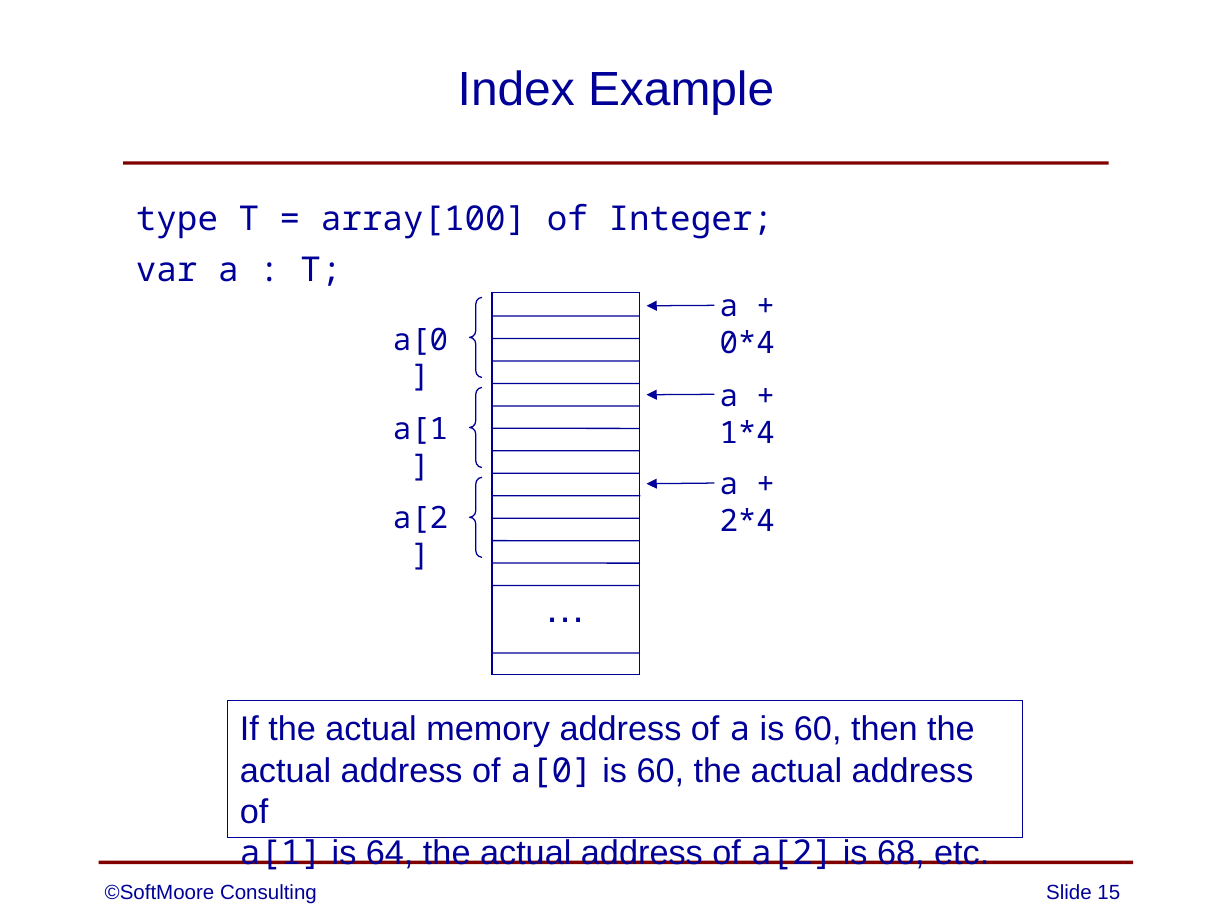
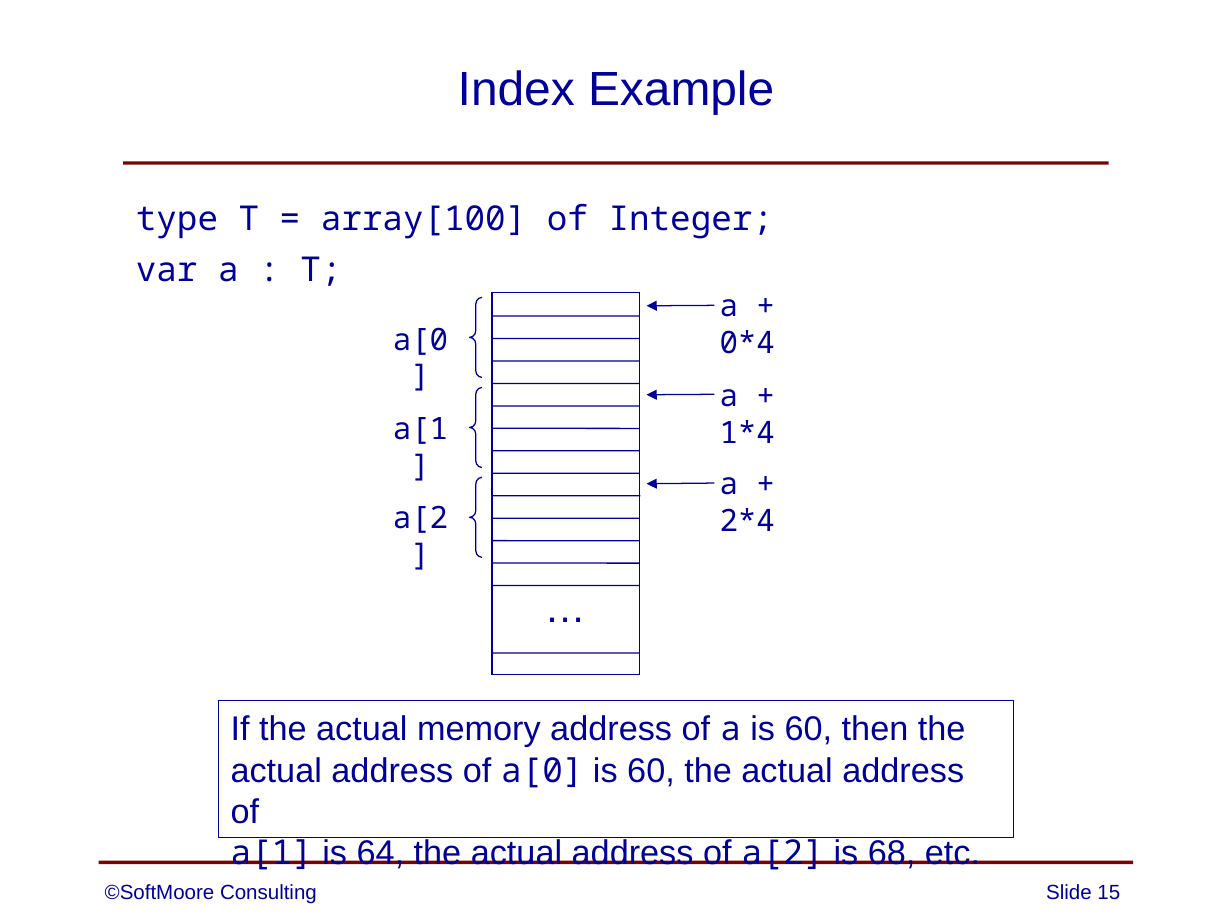
Before and after one commit to SoftMoore/CPRL-Java-3rd, a slide deck: slide 15 of PowerPoints/14 - Arrays.pptx. Drawn at 1232x924 pixels with LibreOffice and Linux fonts; fonts in the diff are those of the drawing. Boxes give left, top, right and bottom in pixels: in the first picture for what was removed or moved away, otherwise in the second. Text is boxed around its words. In the diff, an @@ line names an element or a change of style, - is before the commit and + after.

```diff
--- a/PowerPoints/14 - Arrays.pptx
+++ b/PowerPoints/14 - Arrays.pptx
@@ rectangle "If the actual memory address ...": place and size @@
-rectangle "If the actual memory address ..." at (228,701,1023,838)
+rectangle "If the actual memory address ..." at (218,701,1013,838)
```
Also in this commit, not shown: 1 other slide changed.
